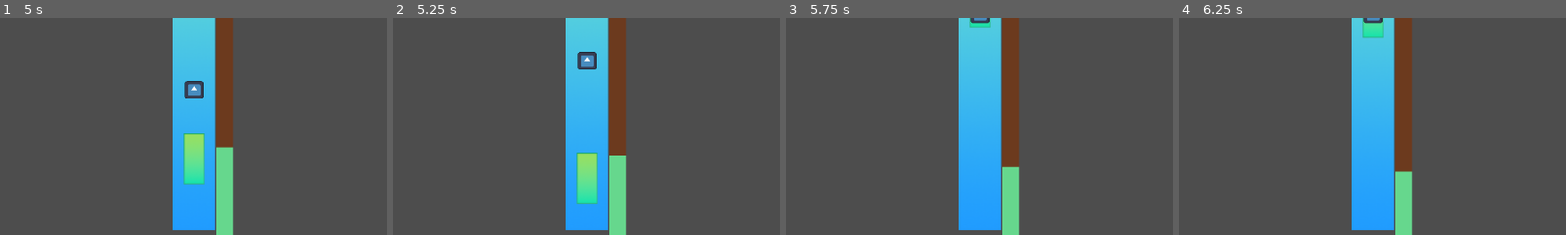
Above: before the commit, frames 1-4 (left to right).
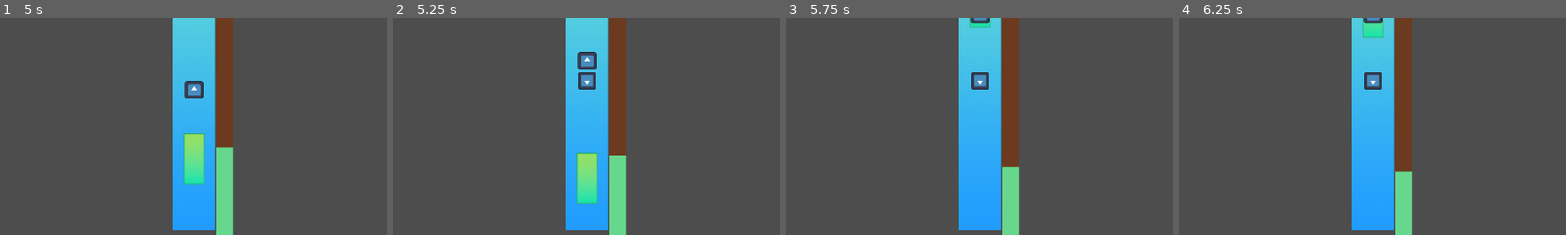
Above: after the commit, the same moments.

Repository: Anjellyrika/fishdew
Game: Godot game, scene res://src/main_level.tscn
The game is run twice, just before and just after one commit, with the same random seed, the same clock (stepped at 60 frames per second) and the same inputs. The engine's default icon, where the game draws it, is replaced by a stand-in: a white triangle on a blue panel in a dark square.
Inputs (mouse positions are % of the whole screen's width and height, from its top left):
- Up to frame 1 (5 s): tap Enter at 0.5, 0.6, 2.1, 3.6 s; move the mouse to (72, 45) at 0.52 s; hold Space (up) 0.53-2.03 s; click (72, 45) at 0.67 s; move the mouse to (30, 55) at 1.27 s; tap F at 1.35, 2.85, 4.35 s; move the mouse to (60, 28) at 2.02 s; move the mouse to (45, 70) at 2.77 s; hold Space (up) 2.78-4.28 s; click (45, 70) at 2.92 s; move the mouse to (80, 65) at 3.52 s; move the mouse to (20, 35) at 4.27 s; tap Space (up) at 4.52 s
- Up to frame 2 (5.25 s): move the mouse to (55, 50) at 5.02 s; hold Space (up) from 5.03 s (still down); tap Enter at 5.1 s; click (55, 50) at 5.17 s
- Up to frame 3 (5.75 s): keep holding Space (up)
- Up to frame 4 (6.25 s): move the mouse to (35, 25) at 5.77 s; release Space (up) at 5.78 s; tap F at 5.85 s; tap Space (up) at 6.02 s
The pictures show only the part of the screen within x 26-76%, y 36-86%; the shares and areas given below are measured in that part.

Frame 1 is identical in both runs. In frame 2, 0.4% of the frame differs, in the area x 47-53%, y 25-34%; in frame 3, 0.4%; in frame 4, 0.4%.

Commit message:
feat: spawn chest relative to collision areas

Diff:
--- a/src/chest_spawner.gd
+++ b/src/chest_spawner.gd
@@ -1,10 +1,13 @@
 extends Node
+
+@onready var top_edge: Vector2 = get_parent().get_node("./FishingRod").get_child(1).get_position()
+@onready var bottom_edge: Vector2 = get_parent().get_node("./FishingRod").get_child(2).get_position()
 
 var chest_node = preload("res://src/chest.tscn")
 var isChestSpawned = false
 var rand_num: int
 
-func _process(delta):
+func _process(_delta):
 	if isChestSpawned:
 		print("chest on map")
 		pass
@@ -12,9 +15,9 @@
 func _on_timer_timeout():
 	# attempt to spawn a chest
 	if not isChestSpawned:
-		rand_num = randi_range(1,4)
+		rand_num = randi_range(1,1)
 		if rand_num == 1:
 			var chest = chest_node.instantiate()
-			chest.position = Vector2(randi_range(100,500), randi_range(100,500))
+			chest.position = Vector2(top_edge.x, randi_range(100,500))
 			add_child(chest)
 			isChestSpawned = true
